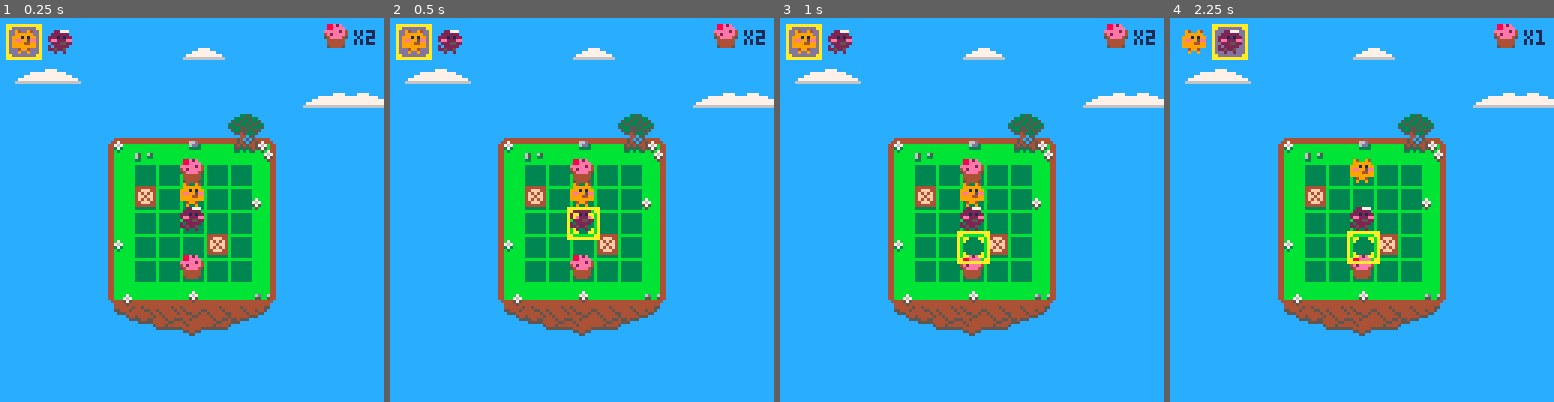
Above: before the commit, frames 1-4 (left to right).
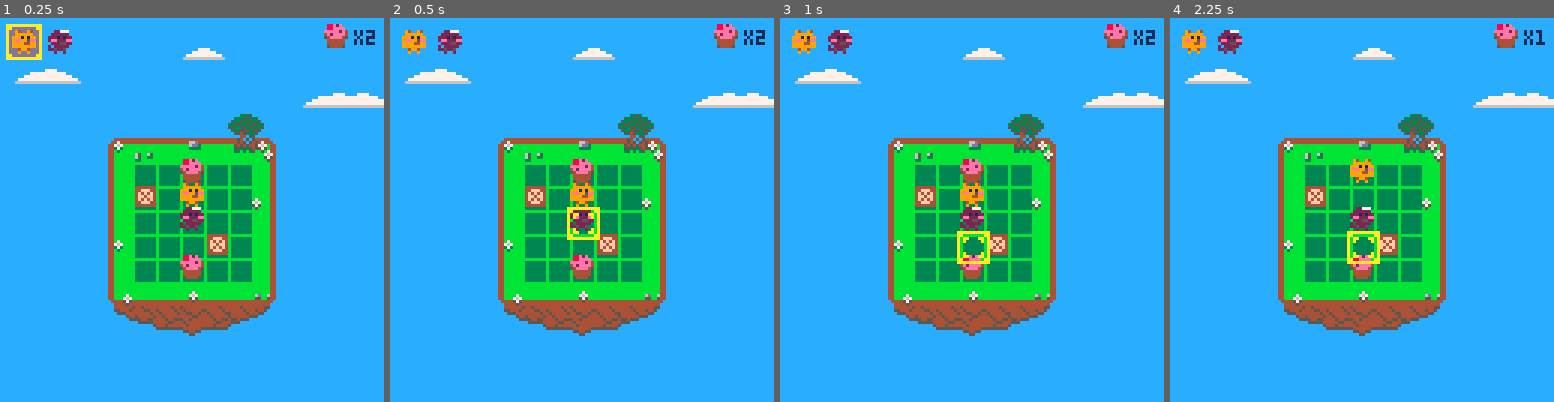
Above: after the commit, the same moments.

Repository: accidentalrebel/pico8-pop-puff
Game: PICO-8 cartridge pop-puff.p8
The game is run twice, just before and just after one commit, with the same random seed, the same clock (stepped at 60 frames per second) and the same inputs.
Inputs:
- Up to frame 1 (0.25 s): no input
- Up to frame 2 (0.5 s): tap O (Z key) at 0.33 s
- Up to frame 3 (1 s): tap Down at 0.7 s
- Up to frame 4 (2.25 s): tap O (Z key) at 1.07, 2.22 s; tap X (X key) at 1.43, 2.07 s; hold Up from 1.97 s (still down)

Frame 1 is identical in both runs. In frame 2, 0.6% of the frame differs, in the area x 1-11%, y 1-11%; in frame 3, 0.6%; in frame 4, 0.6%.

Commit message:
Can now switch between char or tile higlights.

Diff:
--- a/pop-puff.p8
+++ b/pop-puff.p8
@@ -597,9 +597,11 @@
       if is_highlight_mode then
 	 is_highlight_mode = false
 	 tile_highlight.visible = false
+	 char_highlight.visible = true
       else
 	 is_highlight_mode = true
 	 tile_highlight.visible = true
+	 char_highlight.visible = false
       end
    elseif btnp(5) then
       if is_highlight_mode then
